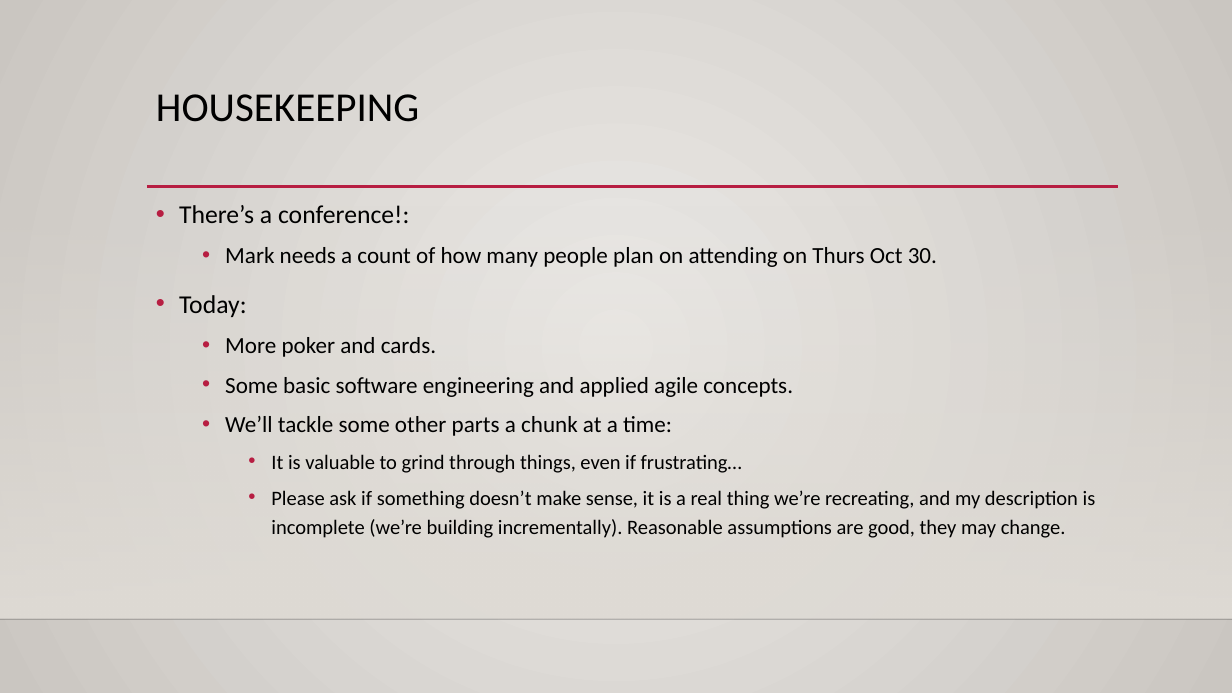
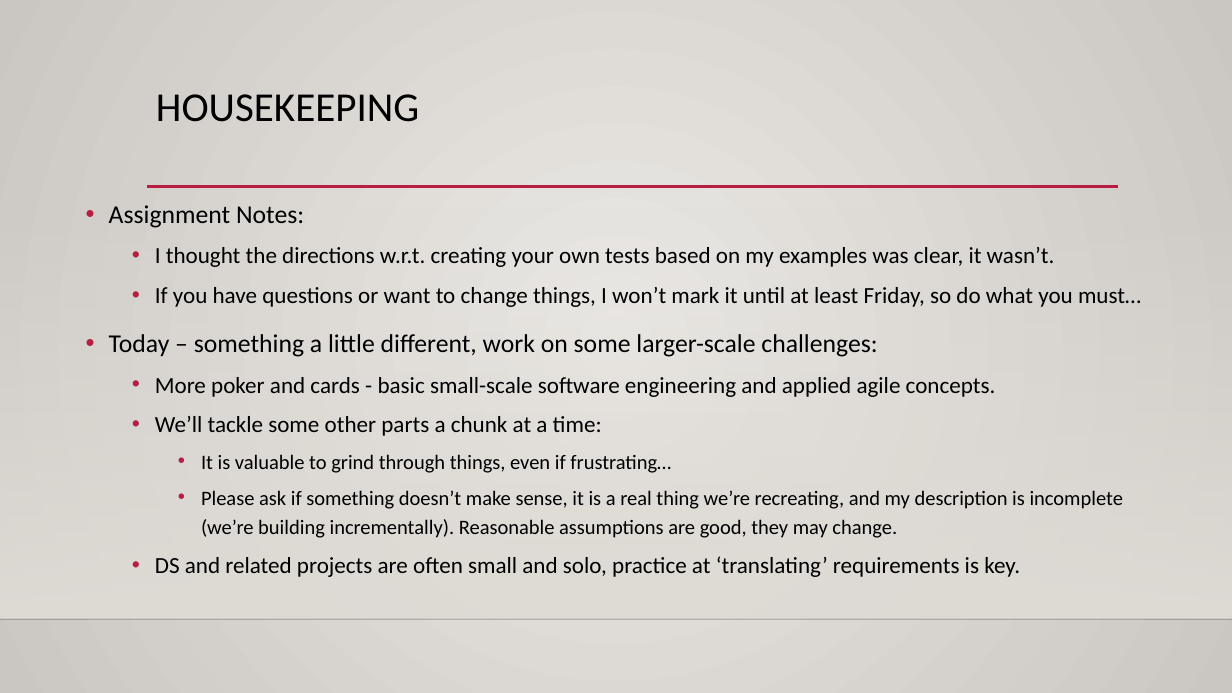
Before and after one commit to AkeemSemperDataScience/Programming_Basics_for_Machine_Learning_Students, a slide deck: slide 1 of reference_material/slides/018_cards_2.pptx. Drawn at 1232x693 pixels with LibreOffice and Linux fonts; fonts in the diff are those of the drawing; background and template pictures are left out. Boxes give left, top, right and bottom in pixels: in the first picture for what was removed or moved away, otherwise in the second. Text is boxed around its words. In the diff, an @@ line names an element or a change of style, - is before the commit and + after.

```diff
--- a/reference_material/slides/018_cards_2.pptx
+++ b/reference_material/slides/018_cards_2.pptx
@@ text "Assignment Notes:": place and size @@
-text "Assignment Notes:" at (179,205,1096,538)
+text "Assignment Notes:" at (109,205,1141,577)
@@ text at (109,205,1141,397): text changed @@
-• There’s a conference!:
-  • Mark needs a count of how many people plan on attending on Thurs Oct 30.
-• Today:
-  • More poker and cards.
-  • Some basic software engineering and applied agile concepts.
+• Assignment Notes:
+  • I thought the directions w.r.t. creating your own tests based on my examples was clear, it wasn’t.
+  • If you have questions or want to change things, I won’t mark it until at least Friday, so do what you must…
+• Today – something a little different, work on some larger-scale challenges:
+  • More poker and cards - basic small-scale software engineering and applied agile concepts.
@@ text at (155,556,1020,577): paragraph added @@
+  • DS and related projects are often small and solo, practice at ‘translating’ requirements is key.
```
Also in this commit, not shown: 5 other slides changed, 2 slides added, 4 other files.
